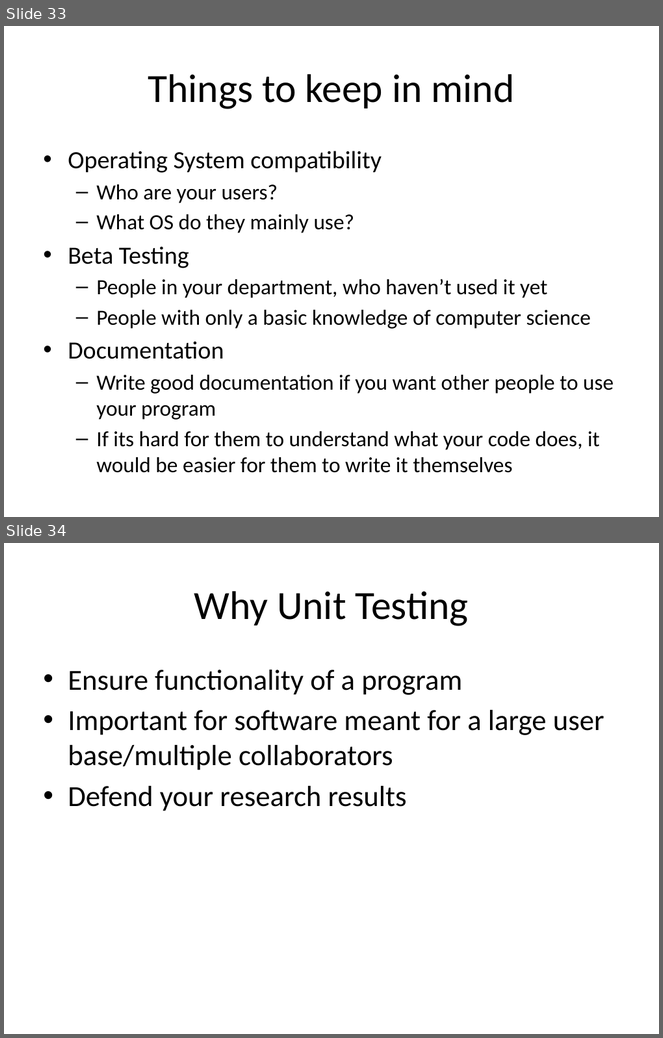
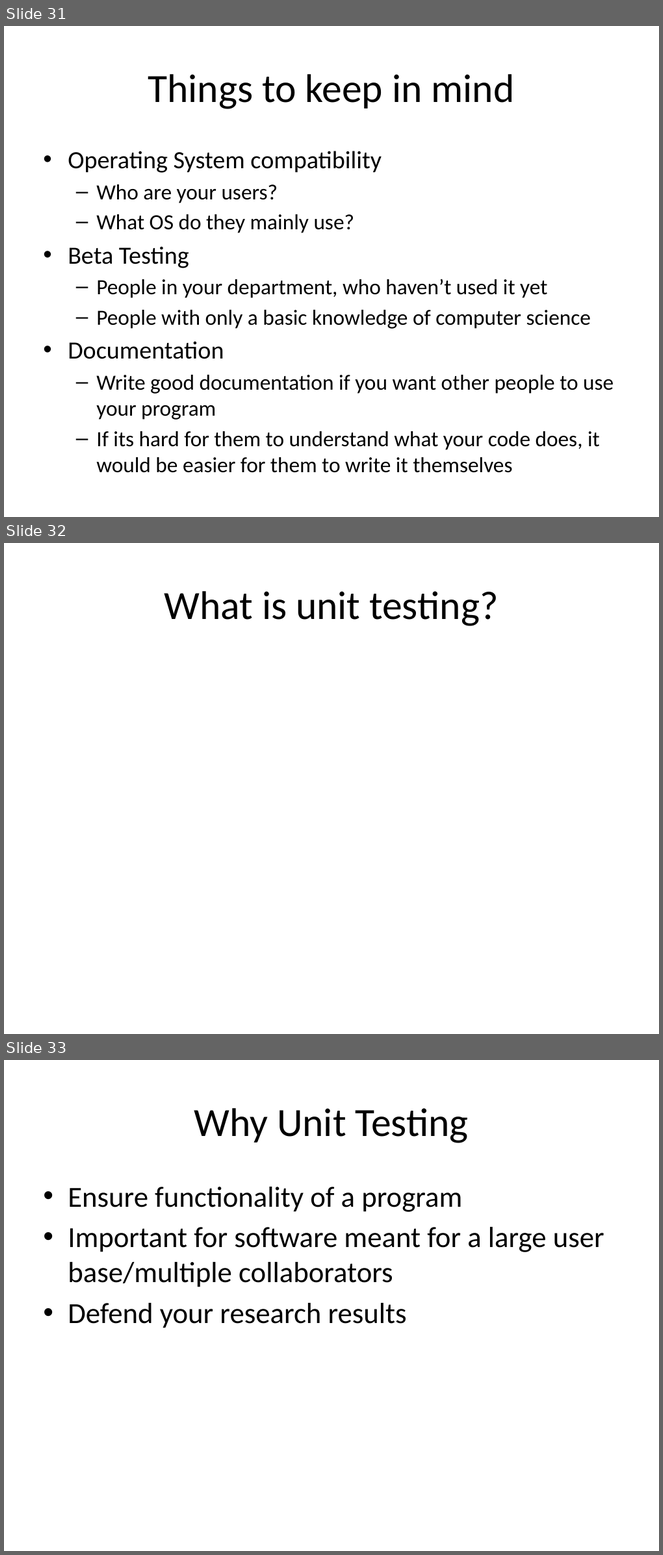
Before and after one commit to lkloh/USArray, a slide deck: BasicsOfCoding/BasicsOfCoding.pptx. Shown one above the other, each under a label of ours: slides 33 and 34 before the commit, slides 31, 32 and 33 after it. The pictures are 663x1038 and 663x1555 pixels, drawn with LibreOffice and Linux fonts; fonts in the diff are those of the drawing. Boxes give left, top, right and bottom in pixels: in the first picture for what was removed or moved away, otherwise in the second. Text is boxed around its words. In the diff, an @@ line names an element or a change of style, - is before the commit and + after.

```diff
--- a/BasicsOfCoding/BasicsOfCoding.pptx
+++ b/BasicsOfCoding/BasicsOfCoding.pptx
@@ slide 32 added at box(4, 543, 659, 1034), background #FFFFFF @@
@@ title added at box(165, 591, 498, 626), 44 pt, text #000000 @@
+What is unit testing?
@@ what was slide 33 is now slide 31 @@
@@ what was slide 34 is now slide 33 @@
```
Also in this commit, not shown: 1 slide changed, 6 slides removed, 4 other files.
